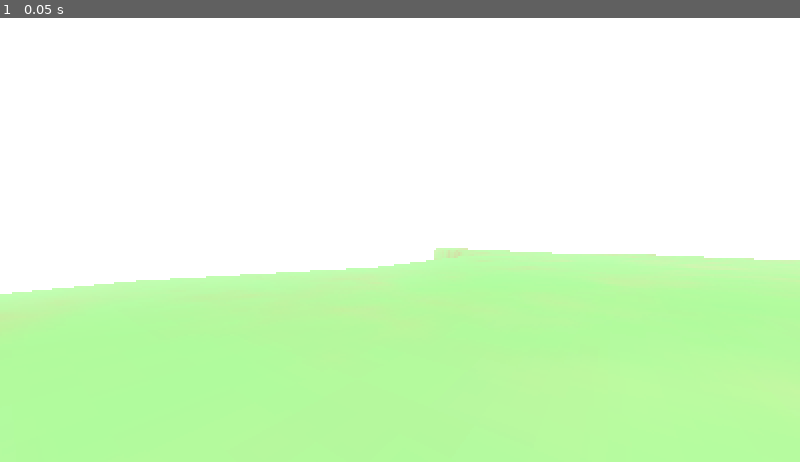
Above: before the commit, frame 1.
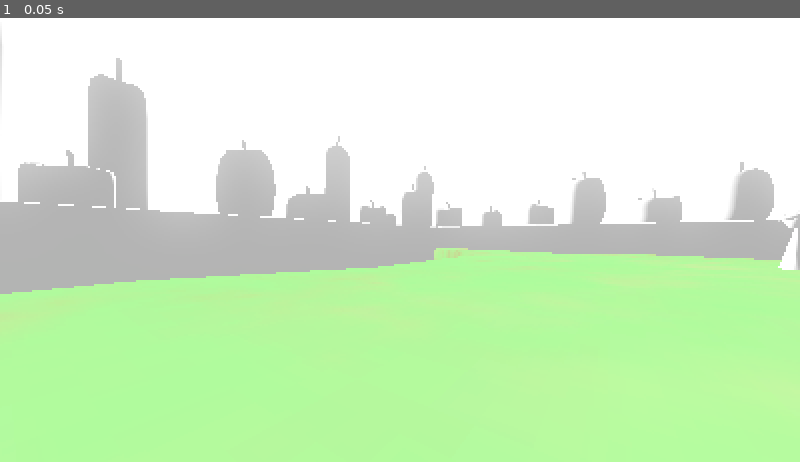
Above: after the commit, the same moment.

Repository: Xamora64/conquista-mort
Game: Godot game, scene res://scenes/testsMatSophie.tscn
The game is run twice, just before and just after one commit, with the same random seed, the same clock (stepped at 60 frames per second) and the same inputs. This scene is started directly instead of the project's main scene.
Inputs:
- Up to frame 1 (0.05 s): no input

The runs differ from the first frame. In frame 1, 18% of the frame differs, in the area x 0-100%, y 4-63%.

Commit message:
add cadre bois + bougies

Diff:
--- /dev/null
+++ b/assets/materials/M_Bougies.tres
@@ -0,0 +1,9 @@
+[gd_resource type="StandardMaterial3D" format=3 uid="uid://b6md8qdn2t7y7"]
+
+[ext_resource type="Texture2D" uid="uid://bn7s27cxnj1wi" path="res://assets/textures/meshes/M_Candle_Base_color.png" id="1_2cl30"]
+
+[resource]
+diffuse_mode = 3
+specular_mode = 1
+albedo_texture = ExtResource("1_2cl30")
+roughness = 0.0
--- a/assets/materials/M_Map.tres
+++ b/assets/materials/M_Map.tres
@@ -1,6 +1,6 @@
 [gd_resource type="StandardMaterial3D" format=3 uid="uid://dhmiwi43v0c3w"]
 
-[ext_resource type="Texture2D" uid="uid://d2cdlfuaqb6wm" path="res://assets/textures/meshes/DefaultMaterial_Base_color.png" id="1_utfrk"]
+[ext_resource type="Texture2D" uid="uid://d2cdlfuaqb6wm" path="res://assets/textures/meshes/Map_Base_color.png" id="1_utfrk"]
 
 [resource]
 diffuse_mode = 3
--- a/assets/materials/M_Props.tres
+++ b/assets/materials/M_Props.tres
@@ -1,6 +1,6 @@
 [gd_resource type="StandardMaterial3D" format=3 uid="uid://olgbf8ev72ve"]
 
-[ext_resource type="Texture2D" uid="uid://di51wytyumf1w" path="res://assets/textures/meshes/Assets_01_JAM_openPBR_shader1_BaseColor.png" id="1_nkl5l"]
+[ext_resource type="Texture2D" uid="uid://di51wytyumf1w" path="res://assets/textures/meshes/Assets_Base_color.png" id="1_nkl5l"]
 
 [resource]
 diffuse_mode = 3
--- /dev/null
+++ b/assets/materials/M_Wood.tres
@@ -0,0 +1,10 @@
+[gd_resource type="StandardMaterial3D" format=3 uid="uid://iiwi0p4dc2ku"]
+
+[ext_resource type="Texture2D" uid="uid://mncx60iw07fd" path="res://assets/textures/meshes/cadreBois_M_Wood_BaseColor.png" id="1_ijrls"]
+
+[resource]
+cull_mode = 2
+diffuse_mode = 3
+specular_mode = 1
+albedo_texture = ExtResource("1_ijrls")
+roughness = 0.0
--- a/assets/meshes/M_Arbres.tres
+++ /dev/null
@@ -1,9 +0,0 @@
-[gd_resource type="StandardMaterial3D" format=3 uid="uid://cqhokh1d3s71l"]
-
-[resource]
-resource_name = "M_Arbres"
-vertex_color_use_as_albedo = true
-albedo_color = Color(0.9063318, 0.9063318, 0.9063318, 1)
-emission_enabled = true
-emission = Color(1, 1, 1, 1)
-emission_energy_multiplier = 0.0
--- a/assets/meshes/M_Herbe.tres
+++ /dev/null
@@ -1,9 +0,0 @@
-[gd_resource type="StandardMaterial3D" format=3 uid="uid://jr706ap8rbuu"]
-
-[resource]
-resource_name = "M_Herbe"
-vertex_color_use_as_albedo = true
-albedo_color = Color(0.9063318, 0.9063318, 0.9063318, 1)
-emission_enabled = true
-emission = Color(1, 1, 1, 1)
-emission_energy_multiplier = 0.0
--- a/assets/meshes/M_Props.tres
+++ /dev/null
@@ -1,9 +0,0 @@
-[gd_resource type="StandardMaterial3D" format=3 uid="uid://cs81jp4inkt0g"]
-
-[resource]
-resource_name = "M_Props"
-vertex_color_use_as_albedo = true
-albedo_color = Color(0.9063318, 0.9063318, 0.9063318, 1)
-emission_enabled = true
-emission = Color(1, 1, 1, 1)
-emission_energy_multiplier = 0.0
--- a/scenes/testsMatSophie.tscn
+++ b/scenes/testsMatSophie.tscn
@@ -3,7 +3,7 @@
 [ext_resource type="Material" uid="uid://dhmiwi43v0c3w" path="res://assets/materials/M_Map.tres" id="1_gj52n"]
 [ext_resource type="PackedScene" uid="uid://v2ohf8mmvwbs" path="res://assets/meshes/pion.fbx" id="1_tbbnx"]
 [ext_resource type="Material" uid="uid://cev0smjojenw7" path="res://assets/materials/M_Casque.tres" id="2_u1hiq"]
-[ext_resource type="Material" uid="uid://w8e6ahgx6wcf" path="res://assets/materials/M_Pion.tres" id="3_fx70h"]
+[ext_resource type="Material" uid="uid://w8e6ahgx6wcf" path="res://assets/materials/M_PionEspagnol.tres" id="3_fx70h"]
 [ext_resource type="PackedScene" uid="uid://v42q46cnrrh6" path="res://assets/meshes/foretTribu.fbx" id="4_hsjgk"]
 [ext_resource type="PackedScene" uid="uid://bw5ehqtwufck4" path="res://assets/meshes/plaineTribu.fbx" id="4_isj1y"]
 [ext_resource type="Material" uid="uid://olgbf8ev72ve" path="res://assets/materials/M_Props.tres" id="5_7o0rv"]
@@ -11,6 +11,7 @@
 [ext_resource type="PackedScene" uid="uid://b8cr3oylg35im" path="res://assets/meshes/foret.fbx" id="9_fx70h"]
 [ext_resource type="PackedScene" uid="uid://ca1waspvob8x7" path="res://assets/meshes/marais.fbx" id="10_rm2v8"]
 [ext_resource type="PackedScene" uid="uid://i3mwmievb3s2" path="res://assets/meshes/fortificationTribu.fbx" id="11_5kws7"]
+[ext_resource type="PackedScene" uid="uid://cyoi2ol4s125p" path="res://assets/meshes/cadreBougies.fbx" id="14_isj1y"]
 [ext_resource type="PackedScene" uid="uid://4shfkci4c2w1" path="res://assets/meshes/pionAmerindien2.fbx" id="17_dyswj"]
 [ext_resource type="PackedScene" uid="uid://4ecbhntjxqv8" path="res://assets/meshes/pionAmerindien.fbx" id="20_gm5l5"]
 
@@ -60,7 +61,7 @@
 [node name="Node3D" type="Node3D" unique_id=1155538843]
 
 [node name="pion" parent="." unique_id=1876555084 instance=ExtResource("1_tbbnx")]
-transform = Transform3D(7, 0, 0, 0, 7, 0, 0, 0, 7, -64.20332, 10.16748, 16.444708)
+transform = Transform3D(7, 0, 0, 0, 7, 0, 0, 0, 7, 30.15316, 10.167473, 27.40537)
 
 [node name="Casque" parent="pion" index="0" unique_id=1341534784]
 material_override = ExtResource("2_u1hiq")
@@ -124,10 +125,13 @@
 transform = Transform3D(1, 0, 0, 0, 1, 0, 0, 0, 1, -45.335075, 9.697622, 19.99583)
 
 [node name="pionAmerindien2" parent="." unique_id=466266357 instance=ExtResource("17_dyswj")]
-transform = Transform3D(12.645, 0, 0, 0, 12.645, 0, 0, 0, 12.645, -59.843506, 9.873459, 6.2122974)
+transform = Transform3D(12.645, 0, 0, 0, 12.645, 0, 0, 0, 12.645, 34.512978, 9.873451, 17.17296)
 
 [node name="pionAmerindien" parent="." unique_id=1640589813 instance=ExtResource("20_gm5l5")]
-transform = Transform3D(14.475, 0, 0, 0, 14.475, 0, 0, 0, 14.475, -54.80172, 9.816485, 4.694707)
+transform = Transform3D(14.475, 0, 0, 0, 14.475, 0, 0, 0, 14.475, 39.554764, 9.816478, 15.65537)
+
+[node name="cadreBougies" parent="." unique_id=1774090628 instance=ExtResource("14_isj1y")]
+transform = Transform3D(5.51, 0, 0, 0, 5.51, 0, 0, 0, 5.51, 10.123379, -3.6399574, 19.624073)
 
 [editable path="pion"]
 [editable path="plaineTribu"]
Renamed: assets/materials/M_Pion.tres -> assets/materials/M_PionEspagnol.tres
Binary file added: assets/meshes/cadreBougies.fbx
Renamed: assets/textures/meshes/Assets_01_JAM_openPBR_shader1_BaseColor.png -> assets/textures/meshes/Assets_Base_color.png
Binary file added: assets/textures/meshes/M_Candle_Base_color.png
Renamed: assets/textures/meshes/DefaultMaterial_Base_color.png -> assets/textures/meshes/Map_Base_color.png
Binary file added: assets/textures/meshes/cadreBois_M_Wood_BaseColor.png
Binary file removed: assets/textures/meshes/herbe_M_Herbe_BaseColor.jpg
